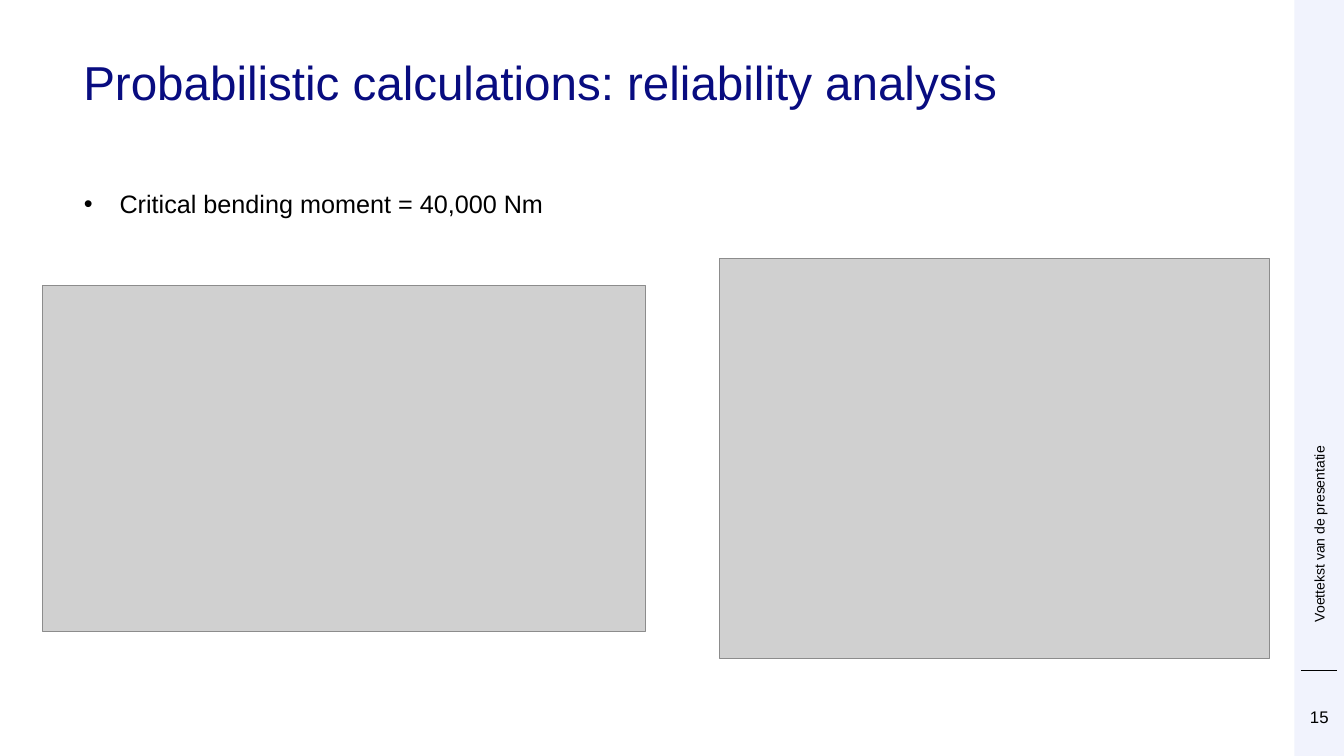
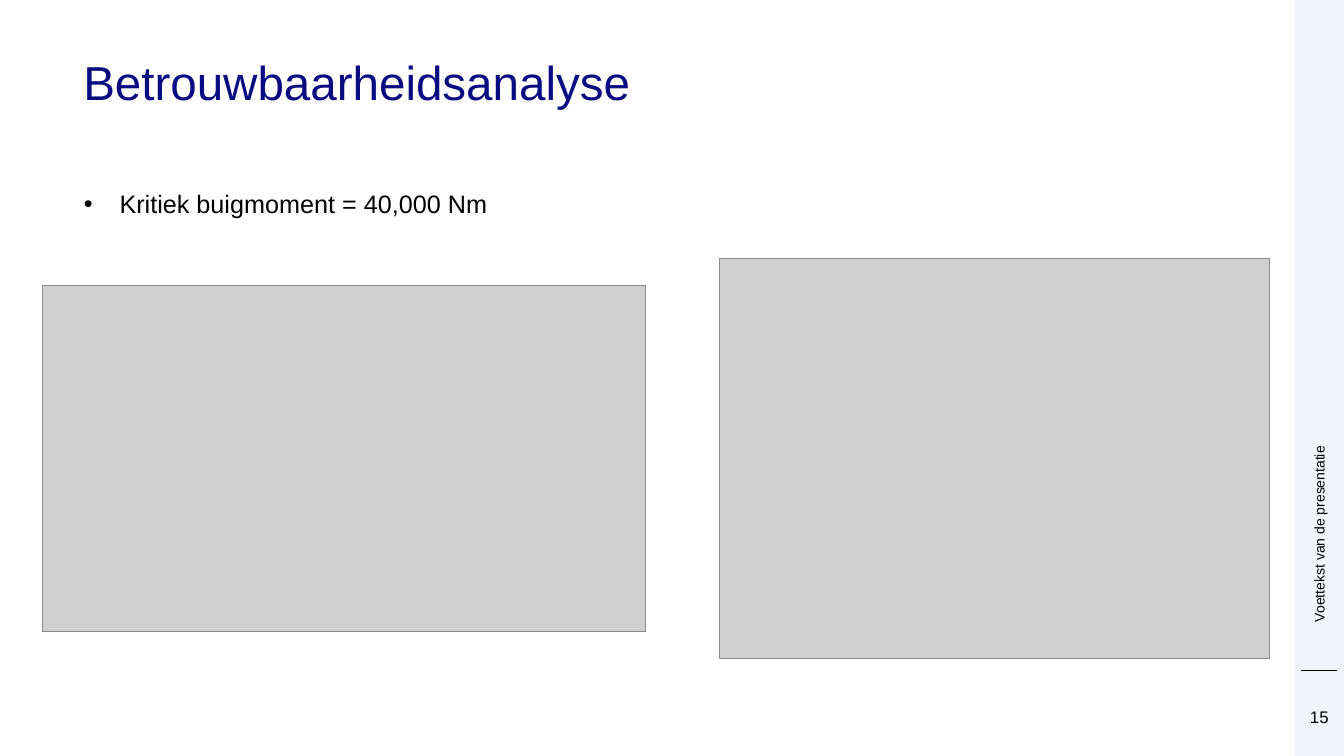
Before and after one commit to Deltares/ProbabilisticLibrary, a slide deck: slide 15 of sources/Deltares.Probabilistic.PWrapper.Examples/kratos/Prob Kratos DSD.pptx. Drawn at 1344x756 pixels with LibreOffice and Linux fonts; fonts in the diff are those of the drawing; grey boxes stand for pictures; background and template pictures are left out. Boxes give left, top, right and bottom in pixels: in the first picture for what was removed or moved away, otherwise in the second. Text is boxed around its words. In the diff, an @@ line names an element or a change of style, - is before the commit and + after.

```diff
--- a/sources/Deltares.Probabilistic.PWrapper.Examples/kratos/Prob Kratos DSD.pptx
+++ b/sources/Deltares.Probabilistic.PWrapper.Examples/kratos/Prob Kratos DSD.pptx
@@ title at box(83, 65, 630, 110): text changed @@
-Probabilistic calculations: reliability analysis
+Betrouwbaarheidsanalyse
@@ text at box(120, 194, 487, 219): text changed @@
-• Critical bending moment = 40,000 Nm
+• Kritiek buigmoment = 40,000 Nm
```
Also in this commit, not shown: 18 other slides changed.
